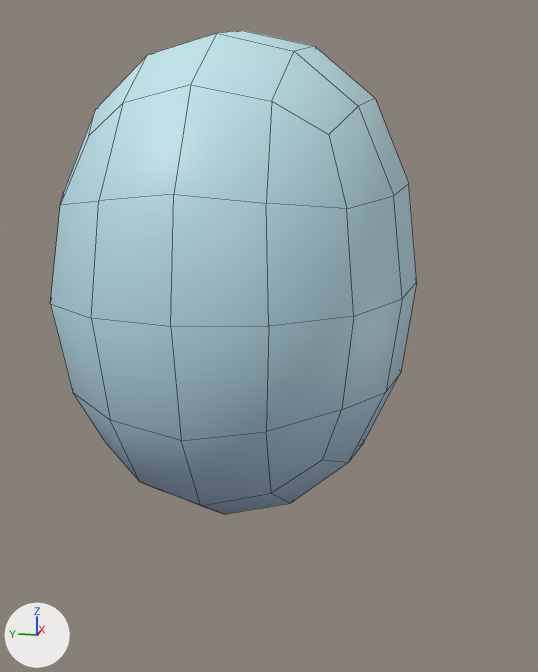
Two versions of the FBX model Assets/Graphs/Meshes/Blob_Blue.fbx, one commit apart.
The view is the same before and after, from a 50 mm camera at (-0.01744, -0.00409, 0.00846) aimed at (-0.00022, -0.00064, 0.00415). Every picture has the same lights, and +X, +Y and +Z are marked at lower left. Mesh edges are drawn as thin lines. Where no turn or scale is listed for an object, it has been applied to the vertices.

Objects in the first picture: 'Blob_Blue'.
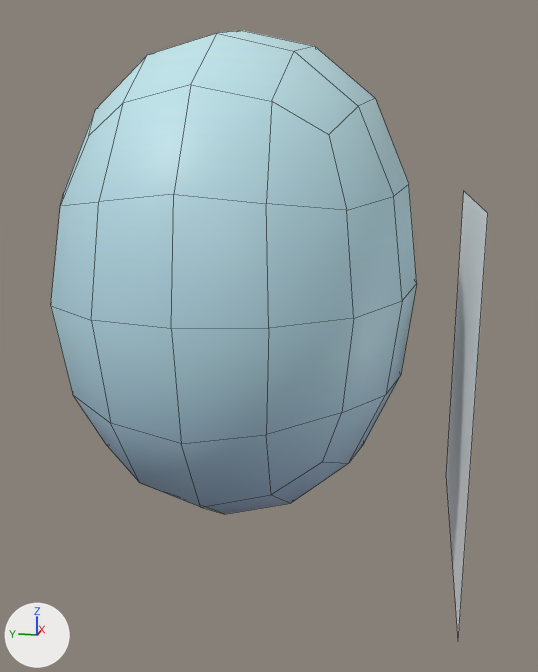
Changed parts and their boxes [x1, y1, x2, y2] in the pictures (538 x 672 px):
'Eyes_Blue', added
    after: [446, 192, 488, 639]

What changed in the scene script:
```text
Add mat_d_head:
    mat_d_head = principled_material('D_Head')
    mat_d_head.base_color = (1.0, 1.0, 1.0)  # white #ffffff
Add me_mesh_001:
    me_mesh_001.from_pydata([(-0.004, 0.0, -0.0045), (0.004, 0.0, -0.0045), (-0.004, 0.0, 0.00392), (0.004, 0.0, 0.00392)], [], [(0, 1, 3, 2)])
    me_mesh_001.materials.append(mat_d_head)  # white #ffffff
Add ob_eyes_blue:
    ob_eyes_blue = bpy.data.objects.new('Eyes_Blue', me_mesh_001)
    ob_eyes_blue.location = (0.0, -0.00523, 0.00353)
```
